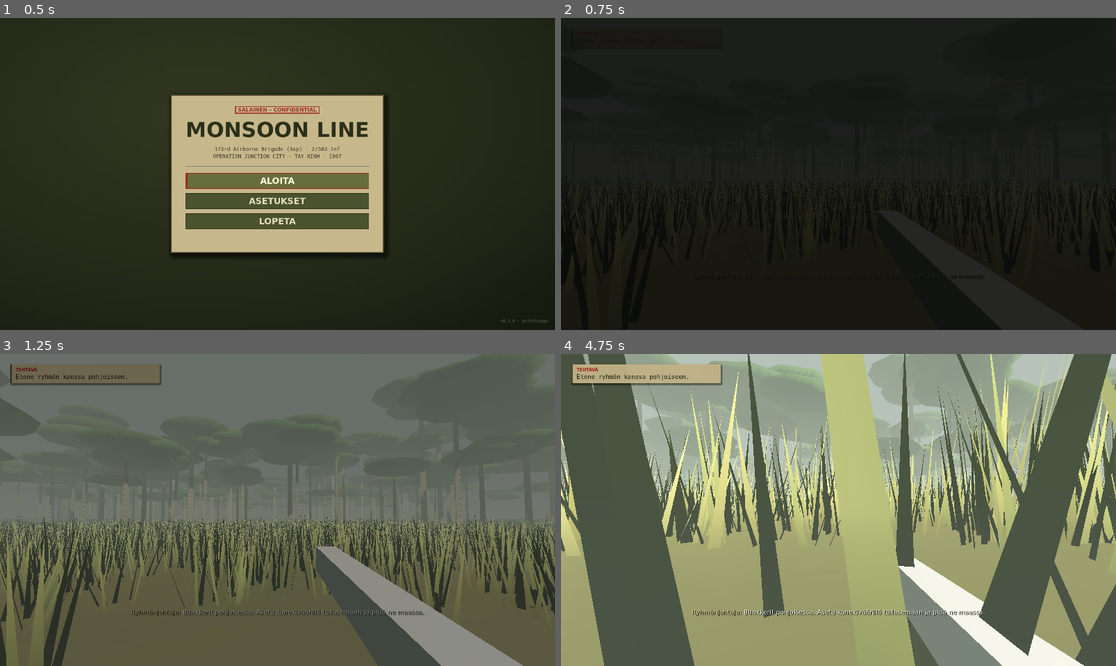
Above: before the commit, frames 1-4 (two rows, left to right).
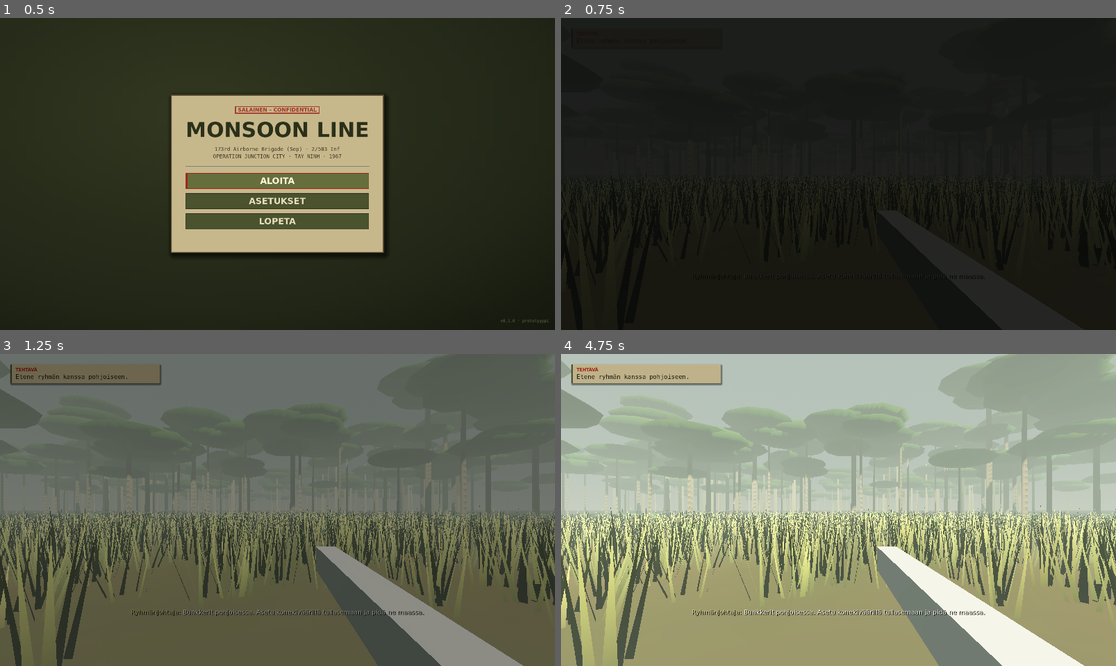
Above: after the commit, the same moments.

Repository: DesmondX80/monsoon-line
Game: Godot game, scene res://ui/main_menu.tscn
Two runs of this game, one before a commit and one after it. Both use one fixed random seed, a clock stepped at 60 frames per second and the inputs below.
Inputs (mouse positions are in pixels of both pictures, inside the frame that each line leads up to):
- Up to frame 1 (0.5 s): no input
- Up to frame 2 (0.75 s): click "ALOITA" at 0.5 s
- Up to frame 3 (1.25 s): no input
- Up to frame 4 (4.75 s): tap Enter at 1.25 s; move the mouse to (866, 510) at 1.27 s; hold B (barrel_change) 1.28-2.03 s; hold W (move_forward) from 1.28 s (still down); click (866, 510) at 1.42 s; tap Space at 1.52, 1.82, 2.27, 2.57, 3.77, 4.07, 4.52 s; move the mouse to (810, 510) at 2.02 s; tap V (bipod) at 2.1 s; move the mouse to (849, 503) at 2.77 s; hold C (crouch) 2.78-3.53 s; move the mouse to (832, 516) at 3.52 s; click (832, 516) at 3.6 s; move the mouse to (877, 513) at 4.27 s; hold Z (prone) from 4.28 s (still down)

Frame 1 is identical in both runs. In frame 2, 0.1% of the frame differs, in the area x 0-100%, y 51-77%; in frame 3, 15%; in frame 4, 62%, in the area x 0-100%, y 0-100%.
Error after the commit: Parse Error: Invalid cast. Cannot convert from "Resource" to "Node3D". (res://weapons/scenes/machine_gun.gd:157)

Commit message:
M3: lisää M60-mallituen ja CC BY -attribuution

Diff:
--- a/weapons/scenes/machine_gun.gd
+++ b/weapons/scenes/machine_gun.gd
@@ -14,6 +14,14 @@
 
 @export var data: WeaponData
 @export var muzzle: Marker3D
+@export_group("Ulkoinen malli")
+## Polku FBX/GLTF-malliin. Jos tiedosto puuttuu, mallia ei ladata.
+@export var external_model_path: String = "res://weapons/models/m60/m60.fbx"
+## false = ulkoista mallia ei ladata edes jos tiedosto löytyy.
+@export var external_model_enabled: bool = true
+@export var external_model_scale: Vector3 = Vector3.ONE
+@export var external_model_rotation_degrees: Vector3 = Vector3.ZERO
+@export var external_model_position: Vector3 = Vector3.ZERO
 
 var rounds_in_belt: int = 0
 var heat: float = 0.0
@@ -40,6 +48,7 @@
 		return
 	rounds_in_belt = data.magazine_size
 	handling = WeaponHandling.new(data)
+	_load_external_model()
 
 
 func _process(delta: float) -> void:
@@ -134,6 +143,28 @@
 	jammed = false
 
 
+## Lataa ulkoisen M60-mallin, jos se on lisätty projektiin.
+func _load_external_model() -> void:
+	if not external_model_enabled or external_model_path.is_empty():
+		return
+	if not ResourceLoader.exists(external_model_path):
+		push_warning("MachineGun: ulkoista mallia ei löytynyt polusta %s." % external_model_path)
+		return
+	var resource := load(external_model_path)
+	if resource == null:
+		push_warning("MachineGun: mallia ei voitu ladata polusta %s." % external_model_path)
+		return
+	var model := resource as Node3D
+	if model == null:
+		push_warning("MachineGun: malli ei ole Node3D: %s." % external_model_path)
+		return
+	model.name = &"ExternalM60Model"
+	model.scale = external_model_scale
+	model.rotation_degrees = external_model_rotation_degrees
+	model.position = external_model_position
+	add_child(model)
+
+
 func _spread_direction() -> Vector3:
 	var basis := transform.basis
 	if muzzle != null and muzzle.is_inside_tree():
Not shown, added: docs/CREDITS.md
Not shown, added: weapons/models/m60/README.md
